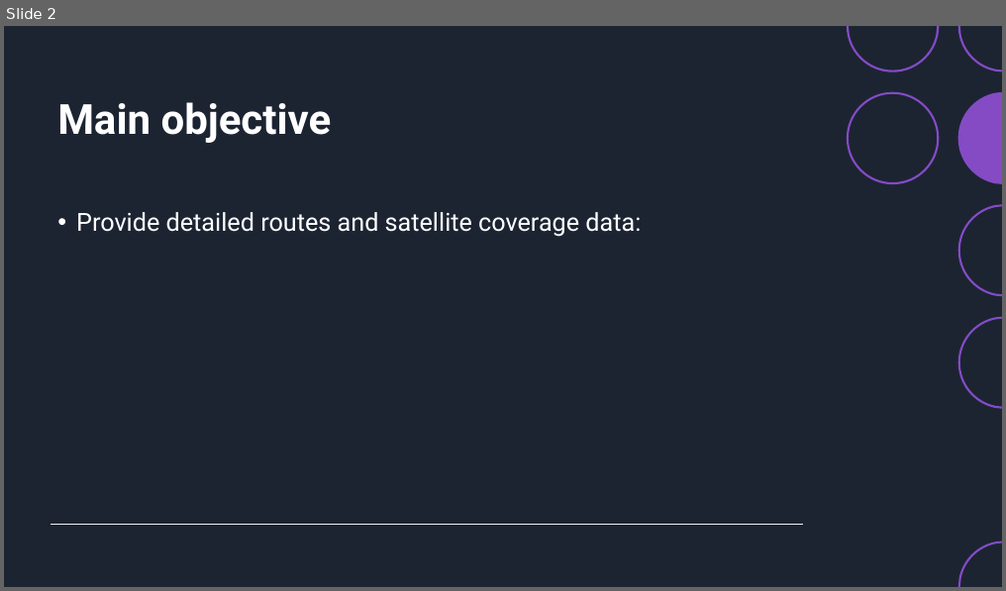
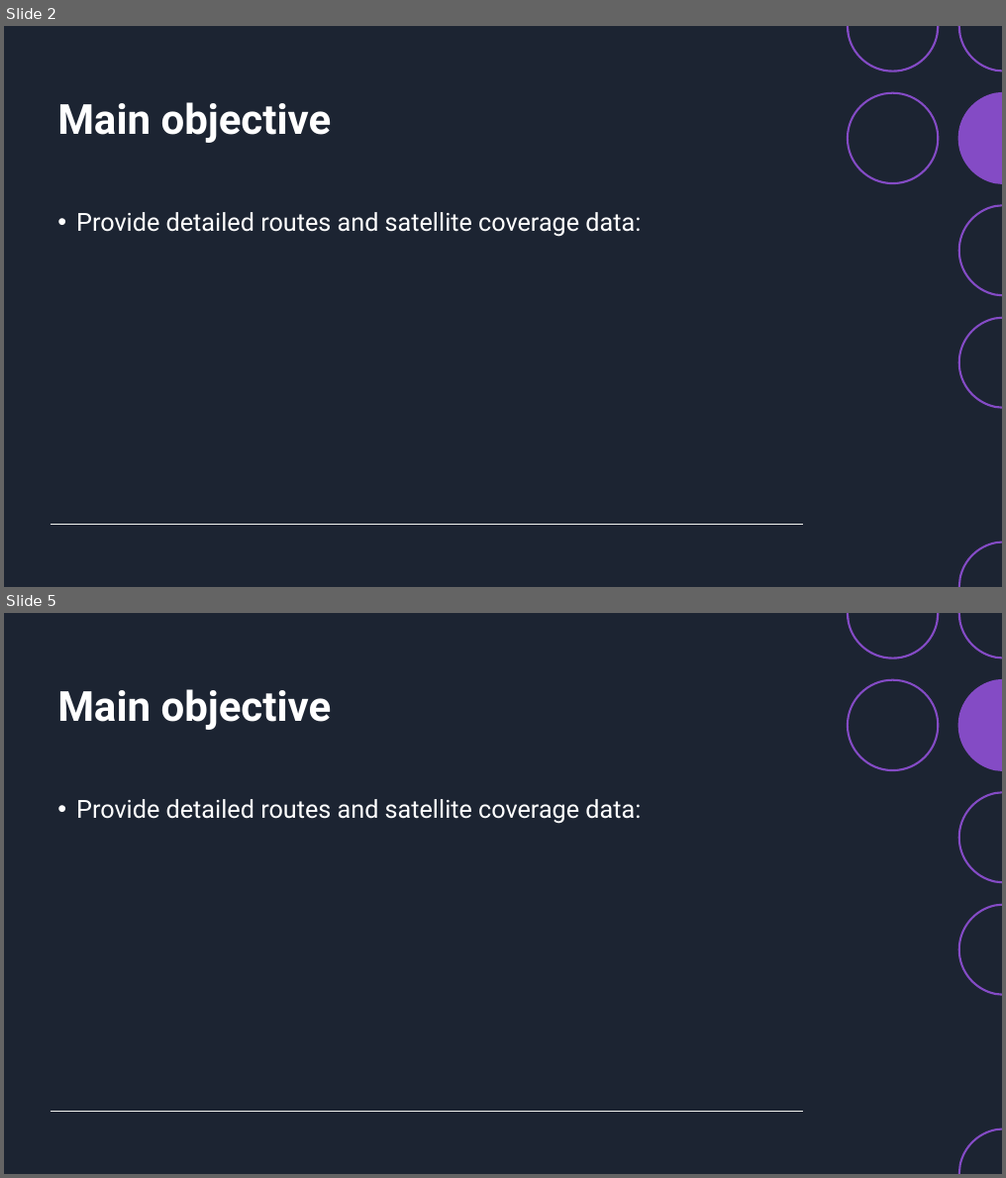
Before and after one commit to Orko24/PLTR_GAIA_4, a slide deck: Workflow/GAIA System.pptx. Shown one above the other, each under a label of ours: slide 2 before the commit, slides 2 and 5 after it; the slides between them are not shown. The pictures are 1006x591 and 1006x1178 pixels, drawn with LibreOffice and Linux fonts; fonts in the diff are those of the drawing. Boxes give left, top, right and bottom in pixels: in the first picture for what was removed or moved away, otherwise in the second. Text is boxed around its words. In the diff, an @@ line names an element or a change of style, - is before the commit and + after.

```diff
--- a/Workflow/GAIA System.pptx
+++ b/Workflow/GAIA System.pptx
@@ slide 5 added at bbox=[4, 613, 1002, 1174], background #1C2432; not listed: 9 template elements that a slide beside it also shows @@
@@ rectangle added at bbox=[4, 613, 1002, 1174], fill #1C2432 @@
@@ title added at bbox=[57, 689, 332, 730], 40 pt, text #FFFFFF, bold @@
+Main objective
@@ text added at bbox=[76, 799, 641, 824], 24 pt, text #FFFFFF @@
+• Provide detailed routes and satellite coverage data:
@@ line added from (51, 1112) to (804, 1112), #F2F3F0 1 pt @@
@@ group added at bbox=[846, 613, 1002, 1174]: 7 freeform shapes @@
```
Also in this commit, not shown: 2 other slides added, 3 other files.
